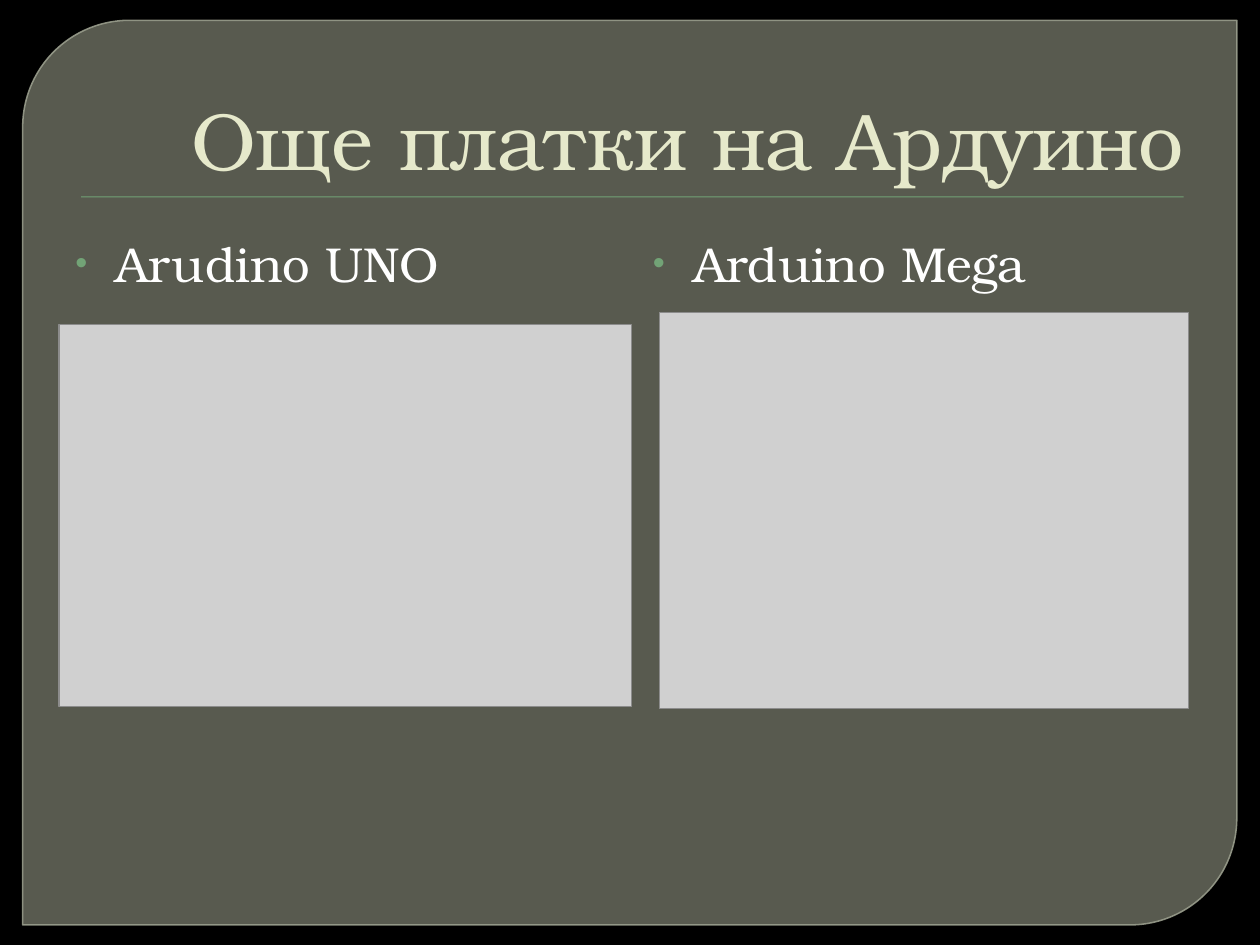
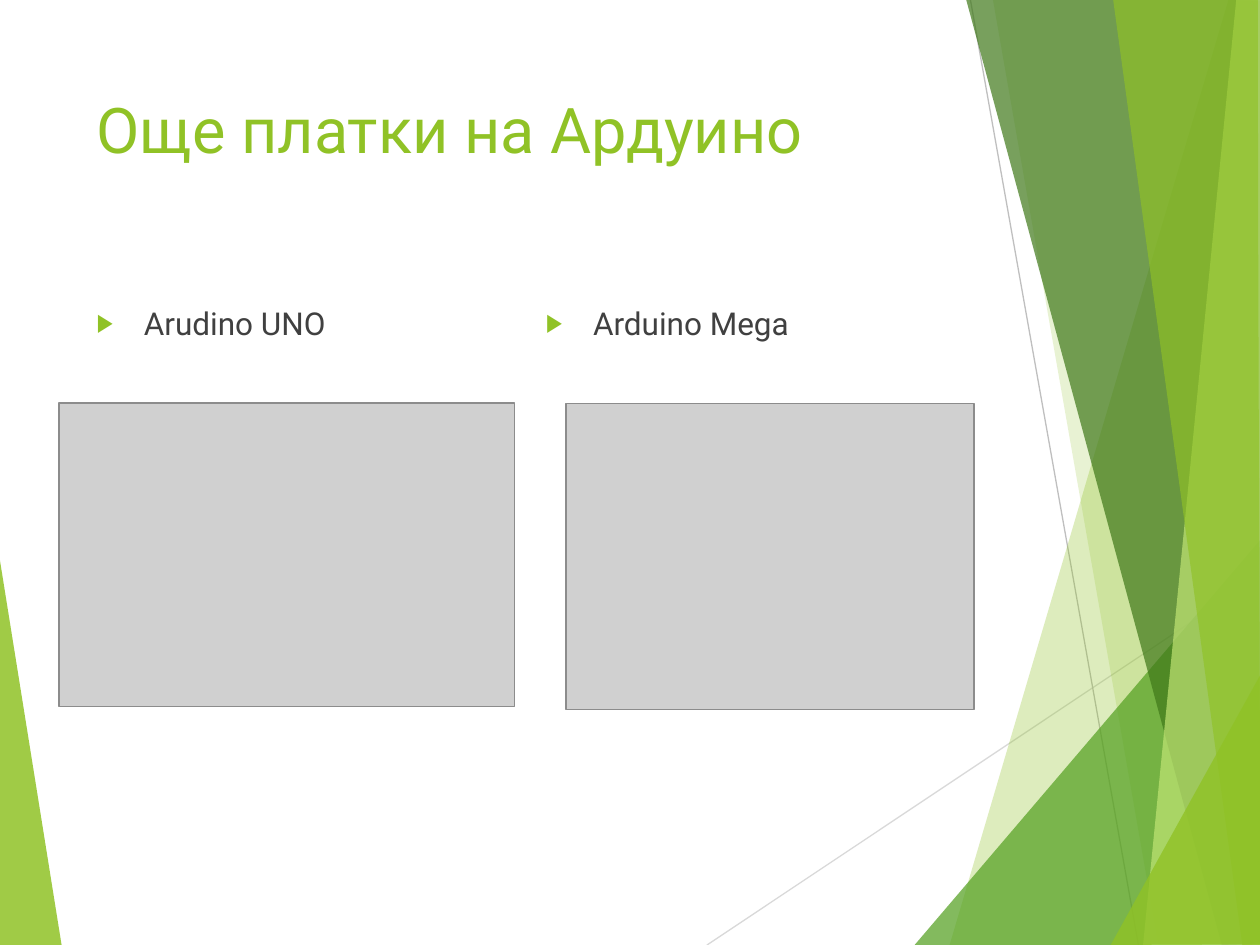
Before and after one commit to IvanovvAlex/School-Education, a slide deck: slide 10 of EmbeddedSystems/Arduino.pptx. Drawn at 1260x945 pixels with LibreOffice and Linux fonts; fonts in the diff are those of the drawing; grey boxes stand for pictures; background and template pictures are left out. Boxes give left, top, right and bottom in pixels: in the first picture for what was removed or moved away, otherwise in the second. Text is boxed around its words. In the diff, an @@ line names an element or a change of style, - is before the commit and + after.

Commit message:
Edit

```diff
--- a/EmbeddedSystems/Arduino.pptx
+++ b/EmbeddedSystems/Arduino.pptx
@@ background picture (left out) to #FFFFFF @@
@@ round diag rect removed at bbox=[23, 20, 1237, 925] @@
@@ title "Още платки на Ардуино": place and size @@
-title "Още платки на Ардуино" at bbox=[192, 114, 1184, 189]
+title "Още платки на Ардуино" at bbox=[97, 107, 802, 167]
@@ title "Още платки на Ардуино" at bbox=[97, 107, 802, 167]: size 46 to 36 pt, font TeX Gyre Bonum to Roboto, text colour #E7EACB to #90C226; alignment right to left; indent changed; vertical alignment bottom to top @@
@@ rectangle removed at bbox=[81, 197, 1183, 198] @@
@@ text "Arudino UNO": place and size @@
-text "Arudino UNO" at bbox=[116, 247, 439, 283]
+text "Arudino UNO" at bbox=[144, 311, 326, 336]
@@ text "Arudino UNO" at bbox=[144, 311, 326, 336]: size 28 to 18 pt, font TeX Gyre Bonum to Roboto, text colour #FFFFFF to #404040; bullet • to ▶; more space between paragraphs; bullet colour #72A376 to #90C226 @@
@@ text "Arduino Mega" at bbox=[593, 311, 789, 342]: size 28 to 18 pt, font TeX Gyre Bonum to Roboto, text colour #FFFFFF to #404040; bullet • to ▶; more space between paragraphs; bullet colour #72A376 to #90C226 @@
@@ text "Arduino Mega": place and size @@
-text "Arduino Mega" at bbox=[693, 247, 1025, 294]
+text "Arduino Mega" at bbox=[593, 311, 789, 342]
@@ picture: place and size @@
-picture at bbox=[59, 325, 631, 707]
+picture at bbox=[59, 403, 514, 707]
@@ picture: place and size @@
-picture at bbox=[659, 312, 1188, 708]
+picture at bbox=[566, 403, 974, 709]
@@ group added at bbox=[0, 0, 1260, 945]: 8 freeform shapes, 2 lines @@
```
Also in this commit, not shown: 9 other slides changed, 1 slide added, 1 slide removed.
